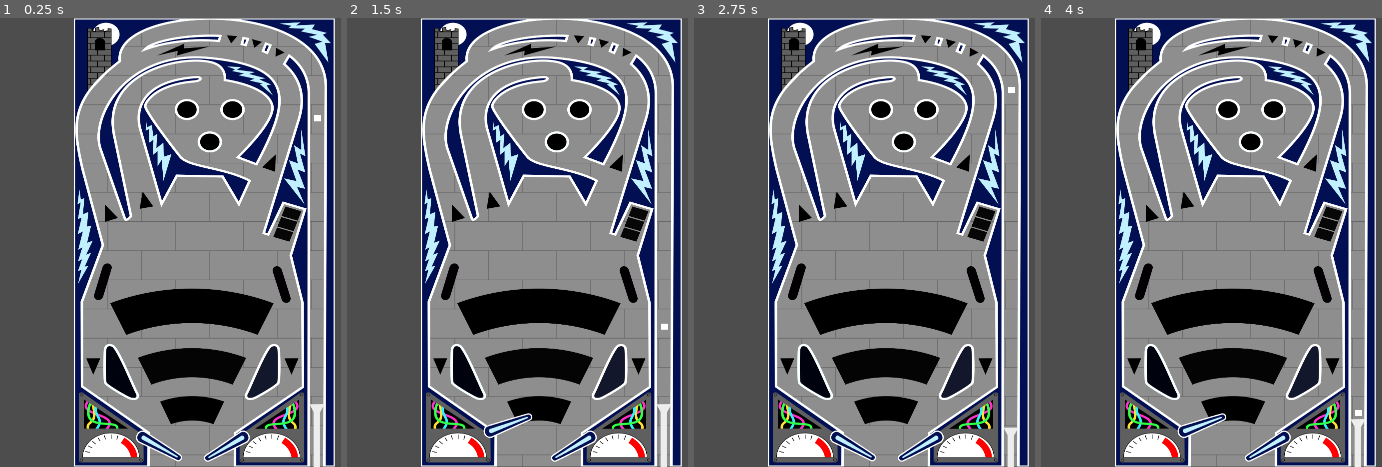
Above: before the commit, frames 1-4 (left to right).
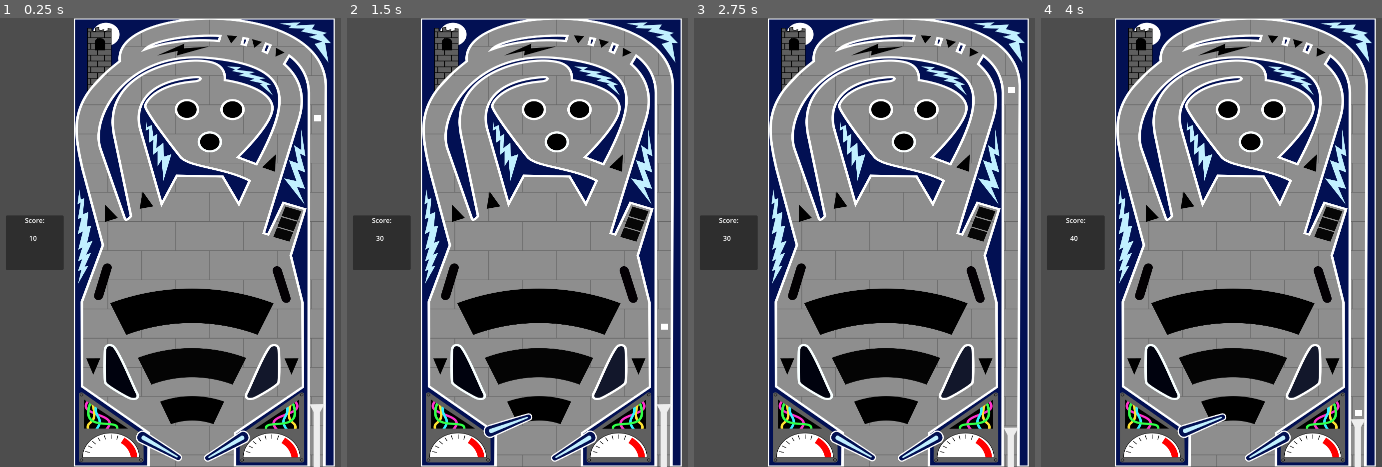
Above: after the commit, the same moments.

Repository: Rick2482/ExtremePinball
Game: Godot game, scene res://scenes/pinball.tscn
The game is run twice, just before and just after one commit, with the same random seed, the same clock (stepped at 60 frames per second) and the same inputs.
Inputs:
- Up to frame 1 (0.25 s): no input
- Up to frame 2 (1.5 s): tap Enter at 0.5 s; hold Space (Shoot) 0.53-1.28 s; hold D (left-astens) from 1.28 s (still down); tap Space (Shoot) at 1.35 s
- Up to frame 3 (2.75 s): release D (left-astens) at 2.03 s; hold Space (Shoot) from 2.03 s (still down)
- Up to frame 4 (4 s): release Space (Shoot) at 2.78 s; tap Space (Shoot) at 2.85 s; hold D (left-astens) from 3.53 s (still down); hold Space (Shoot) from 3.53 s (still down)

The runs differ from the first frame. In frame 1, 2.0% of the frame differs, in the area x 1-19%, y 44-57%; in frame 2, 2.0%; in frame 3, 2.0%; in frame 4, 2.0%.

Commit message:
Added score system, UI base, event bus and other things

Diff:
--- /dev/null
+++ b/custom-resources/run-stats.gd
@@ -0,0 +1,8 @@
+class_name RunStats
+extends Resource
+
+@export var score := 0 : set = set_score
+
+func set_score(new_score: int):
+	score = new_score
+	Events.score_changed.emit()
--- /dev/null
+++ b/global/events.gd
@@ -0,0 +1,3 @@
+extends Node
+
+signal score_changed()
--- a/project.godot
+++ b/project.godot
@@ -15,10 +15,14 @@
 config/features=PackedStringArray("4.2", "GL Compatibility")
 config/icon="res://icon.svg"
 
+[autoload]
+
+Events="*res://global/events.gd"
+
 [display]
 
-window/size/viewport_width=1600
-window/size/viewport_height=1
+window/size/viewport_width=1920
+window/size/viewport_height=1080
 window/size/mode=3
 window/size/window_width_override=1920
 window/size/window_height_override=1080
--- /dev/null
+++ b/scenes/kicker.gd
@@ -0,0 +1 @@
+extends RigidBody2D
--- /dev/null
+++ b/scenes/kicker.tscn
@@ -0,0 +1,12 @@
+[gd_scene load_steps=3 format=3 uid="uid://dremcbjx3e430"]
+
+[ext_resource type="Script" path="res://scenes/kicker.gd" id="1_6y8ay"]
+
+[sub_resource type="CapsuleShape2D" id="CapsuleShape2D_y350i"]
+height = 128.0
+
+[node name="Kicker" type="RigidBody2D"]
+script = ExtResource("1_6y8ay")
+
+[node name="CollisionShape2D" type="CollisionShape2D" parent="."]
+shape = SubResource("CapsuleShape2D_y350i")
--- /dev/null
+++ b/scenes/pinball.gd
@@ -0,0 +1,10 @@
+extends Node2D
+
+@export var run_stats: RunStats
+
+# Called when the node enters the scene tree for the first time.
+func _ready():
+	run_stats.score += 10
+
+func _on_ball_body_entered(body):
+	run_stats.score += 10
--- a/scenes/pinball.tscn
+++ b/scenes/pinball.tscn
@@ -1,11 +1,17 @@
-[gd_scene load_steps=5 format=3 uid="uid://cyejmhbnf4v7y"]
+[gd_scene load_steps=9 format=3 uid="uid://cyejmhbnf4v7y"]
 
 [ext_resource type="Texture2D" uid="uid://cinboyc3e28ky" path="res://assets/table.png" id="1_gs4tp"]
+[ext_resource type="Script" path="res://scenes/pinball.gd" id="1_v7hqd"]
+[ext_resource type="Resource" uid="uid://bteb0gvhd2vow" path="res://scenes/run/run-stats.tres" id="2_2jr1d"]
 [ext_resource type="PackedScene" uid="uid://de8gitwjn1n0n" path="res://scenes/ball.tscn" id="2_xmcvt"]
 [ext_resource type="PackedScene" uid="uid://cnkx07848770i" path="res://scenes/astens.tscn" id="3_xr81p"]
 [ext_resource type="PackedScene" uid="uid://ra677ah8nqns" path="res://scenes/plunger.tscn" id="4_sjw0w"]
+[ext_resource type="PackedScene" uid="uid://dremcbjx3e430" path="res://scenes/kicker.tscn" id="5_lyfqn"]
+[ext_resource type="PackedScene" uid="uid://fxp4dtqfu4ww" path="res://scenes/score.tscn" id="6_bcwik"]
 
 [node name="Pinball" type="Node2D"]
+script = ExtResource("1_v7hqd")
+run_stats = ExtResource("2_2jr1d")
 
 [node name="Walls" type="RigidBody2D" parent="."]
 freeze = true
@@ -28,6 +34,15 @@
 [node name="CollisionPolygon2D6" type="CollisionPolygon2D" parent="Walls"]
 polygon = PackedVector2Array(1086, 916, 1091, 919, 1102, 919, 1114, 914, 1145, 896, 1165, 882, 1167, 878, 1168, 874, 1169, 869, 1169, 801, 1167, 792, 1164, 788, 1160, 785, 1153, 783, 1146, 785, 1142, 788, 1135, 797, 1114, 837, 1088, 896, 1083, 905, 1083, 912)
 
+[node name="CollisionPolygon2D7" type="CollisionPolygon2D" parent="Walls"]
+polygon = PackedVector2Array(834, 82, 844, 70, 856, 63, 874, 56, 896, 50, 939, 43, 977, 40, 1028, 40, 1024, 58, 968, 56, 918, 60, 870, 70)
+
+[node name="CollisionPolygon2D8" type="CollisionPolygon2D" parent="Walls"]
+polygon = PackedVector2Array(1078, 45, 1072, 65, 1087, 69, 1095, 48)
+
+[node name="CollisionPolygon2D9" type="CollisionPolygon2D" parent="Walls"]
+polygon = PackedVector2Array(1132, 58, 1123, 81, 1139, 88, 1149, 64)
+
 [node name="Sprite2D" type="Sprite2D" parent="Walls"]
 position = Vector2(986, 540)
 scale = Vector2(0.7, 0.601563)
@@ -48,3 +63,25 @@
 
 [node name="Plunger" parent="." instance=ExtResource("4_sjw0w")]
 position = Vector2(1257, 929)
+
+[node name="Left-Kicker" parent="." instance=ExtResource("5_lyfqn")]
+position = Vector2(797, 851)
+rotation = -0.447008
+
+[node name="Right-Kicker" parent="." instance=ExtResource("5_lyfqn")]
+position = Vector2(1116, 851)
+rotation = -2.7118
+
+[node name="BaseUI" type="CanvasLayer" parent="."]
+
+[node name="Score" parent="BaseUI" instance=ExtResource("6_bcwik")]
+anchors_preset = 4
+anchor_top = 0.5
+anchor_bottom = 0.5
+offset_left = 509.0
+offset_top = -65.5
+offset_right = 648.0
+offset_bottom = 65.5
+grow_vertical = 2
+
+[connection signal="body_entered" from="Ball" to="." method="_on_ball_body_entered"]
--- /dev/null
+++ b/scenes/run/run-stats.tres
@@ -0,0 +1,7 @@
+[gd_resource type="Resource" script_class="RunStats" load_steps=2 format=3 uid="uid://bteb0gvhd2vow"]
+
+[ext_resource type="Script" path="res://custom-resources/run-stats.gd" id="1_fyhgj"]
+
+[resource]
+script = ExtResource("1_fyhgj")
+score = 0
--- /dev/null
+++ b/scenes/score.gd
@@ -0,0 +1,13 @@
+extends Panel
+
+@export var run_stats: RunStats
+
+@onready var score_label: Label = $ScoreValue
+
+func _ready():
+	Events.score_changed.connect(_on_score_changed)
+
+	_on_score_changed()
+
+func _on_score_changed():
+	score_label.text = "%s" % [run_stats.score]
--- /dev/null
+++ b/scenes/score.tscn
@@ -0,0 +1,27 @@
+[gd_scene load_steps=3 format=3 uid="uid://fxp4dtqfu4ww"]
+
+[ext_resource type="Script" path="res://scenes/score.gd" id="1_nbxom"]
+[ext_resource type="Resource" uid="uid://bteb0gvhd2vow" path="res://scenes/run/run-stats.tres" id="2_ynxit"]
+
+[node name="Score" type="Panel"]
+offset_right = 139.0
+offset_bottom = 131.0
+script = ExtResource("1_nbxom")
+run_stats = ExtResource("2_ynxit")
+
+[node name="ScoreText" type="Label" parent="."]
+layout_mode = 0
+offset_left = 46.0
+offset_right = 94.0
+offset_bottom = 23.0
+text = "Score:"
+horizontal_alignment = 1
+
+[node name="ScoreValue" type="Label" parent="."]
+layout_mode = 0
+offset_left = 46.0
+offset_top = 43.0
+offset_right = 86.0
+offset_bottom = 66.0
+text = "200"
+horizontal_alignment = 1
